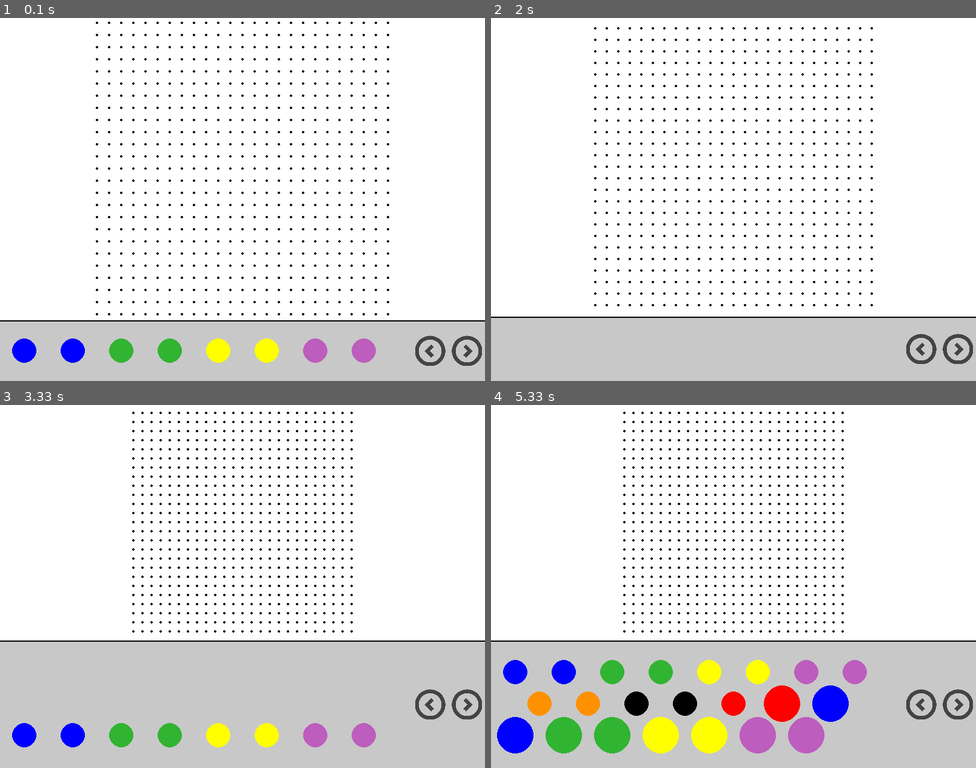
Above: before the commit, frames 1-4 (two rows, left to right).
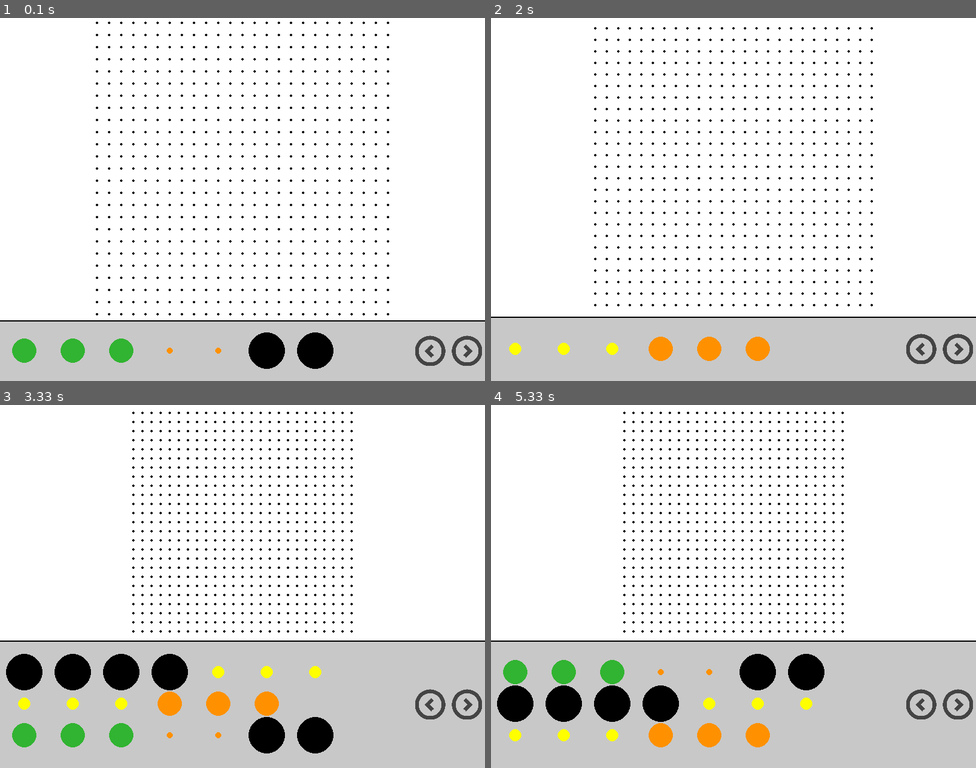
Above: after the commit, the same moments.

Repository: mossnevin/Moss-Owen-CSC
Game: pygame game, started from route_maker.py
Same seed, same stepped clock (60 frames per second), same inputs: the game is played once before the commit and once after it.
Inputs (mouse positions are in pixels of both pictures, inside the frame that each line leads up to):
- Up to frame 1 (0.1 s): no input
- Up to frame 2 (2 s): press the mouse at (956, 351) at 0.37 s; move the mouse to (772, 246) at 0.47 s; release the mouse at (583, 145) at 0.6 s; press the mouse at (733, 319) at 0.7 s; move the mouse to (685, 192) at 0.8 s; release the mouse at (636, 68) at 0.93 s; press the mouse at (922, 315) at 1.03 s; move the mouse to (917, 326) at 1.13 s; release the mouse at (917, 337) at 1.27 s; press the mouse at (733, 253) at 1.37 s; move the mouse to (680, 286) at 1.47 s; release the mouse at (626, 315) at 1.6 s; press the mouse at (922, 348) at 1.7 s; move the mouse to (757, 301) at 1.8 s; release the mouse at (597, 257) at 1.93 s
- Up to frame 3 (3.33 s): press the mouse at (431, 735) at 2.03 s; move the mouse to (426, 590) at 2.13 s; release the mouse at (421, 448) at 2.27 s; press the mouse at (242, 702) at 2.37 s; move the mouse to (232, 575) at 2.47 s; release the mouse at (223, 448) at 2.6 s; press the mouse at (465, 702) at 2.7 s; move the mouse to (417, 593) at 2.8 s; release the mouse at (363, 484) at 2.93 s; press the mouse at (431, 702) at 3.03 s; move the mouse to (354, 633) at 3.13 s; release the mouse at (281, 564) at 3.27 s
- Up to frame 4 (5.33 s): press the mouse at (956, 702) at 3.37 s; move the mouse to (777, 640) at 3.47 s; release the mouse at (597, 579) at 3.6 s; press the mouse at (922, 702) at 3.7 s; move the mouse to (830, 709) at 3.8 s; release the mouse at (743, 717) at 3.93 s; press the mouse at (922, 702) at 4.03 s; move the mouse to (912, 579) at 4.13 s; release the mouse at (903, 452) at 4.27 s; press the mouse at (956, 702) at 4.37 s; move the mouse to (898, 702) at 4.47 s; release the mouse at (840, 699) at 4.6 s; press the mouse at (956, 702) at 4.7 s; move the mouse to (864, 586) at 4.8 s; release the mouse at (772, 470) at 4.93 s; press the mouse at (956, 702) at 5.03 s; move the mouse to (811, 586) at 5.13 s; release the mouse at (665, 470) at 5.27 s

The runs differ from the first frame. In frame 1, 2.5% of the frame differs, in the area x 2-78%, y 86-97%; in frame 2, 1.0%; in frame 3, 5.9%; in frame 4, 11%, in the area x 1-78%, y 68-96%.

Commit message:
Finished UI for panel

Diff:
--- a/inventory.json
+++ b/inventory.json
@@ -1,134 +1,122 @@
 [
     {
-        "name": "1",
-        "type": "Jug",
-        "colour": "Blue",
-        "size": "Medium"
-    },
-    {
-        "name": "2",
-        "type": "Jug",
-        "colour": "Blue",
-        "size": "Medium"
-    },
-    {
-        "name": "3",
-        "type": "Jug",
+        "name": "af",
+        "type": "Sloper",
         "colour": "Green",
         "size": "Medium"
     },
     {
-        "name": "4",
-        "type": "Jug",
+        "name": "af",
+        "type": "Sloper",
         "colour": "Green",
         "size": "Medium"
     },
     {
-        "name": "5",
-        "type": "Jug",
-        "colour": "Yellow",
+        "name": "af",
+        "type": "Sloper",
+        "colour": "Green",
         "size": "Medium"
     },
     {
-        "name": "6",
-        "type": "Jug",
-        "colour": "Yellow",
-        "size": "Medium"
+        "name": "af",
+        "type": "Sloper",
+        "colour": "Orange",
+        "size": "Tiny"
     },
     {
-        "name": "7",
-        "type": "Jug",
-        "colour": "Purple",
-        "size": "Medium"
+        "name": "af",
+        "type": "Sloper",
+        "colour": "Orange",
+        "size": "Tiny"
     },
     {
-        "name": "8",
-        "type": "Jug",
-        "colour": "Purple",
-        "size": "Medium"
+        "name": "af",
+        "type": "Sloper",
+        "colour": "Black",
+        "size": "Large"
     },
     {
-        "name": "9",
-        "type": "Jug",
+        "name": "af",
+        "type": "Sloper",
+        "colour": "Black",
+        "size": "Large"
+    },
+    {
+        "name": "af",
+        "type": "Sloper",
+        "colour": "Black",
+        "size": "Large"
+    },
+    {
+        "name": "af",
+        "type": "Sloper",
+        "colour": "Black",
+        "size": "Large"
+    },
+    {
+        "name": "af",
+        "type": "Sloper",
+        "colour": "Black",
+        "size": "Large"
+    },
+    {
+        "name": "af",
+        "type": "Sloper",
+        "colour": "Black",
+        "size": "Large"
+    },
+    {
+        "name": "af",
+        "type": "Sloper",
+        "colour": "Yellow",
+        "size": "Small"
+    },
+    {
+        "name": "af",
+        "type": "Sloper",
+        "colour": "Yellow",
+        "size": "Small"
+    },
+    {
+        "name": "af",
+        "type": "Sloper",
+        "colour": "Yellow",
+        "size": "Small"
+    },
+    {
+        "name": "af",
+        "type": "Sloper",
+        "colour": "Yellow",
+        "size": "Small"
+    },
+    {
+        "name": "af",
+        "type": "Sloper",
+        "colour": "Yellow",
+        "size": "Small"
+    },
+    {
+        "name": "af",
+        "type": "Sloper",
+        "colour": "Yellow",
+        "size": "Small"
+    },
+    {
+        "name": "af",
+        "type": "Sloper",
         "colour": "Orange",
         "size": "Medium"
     },
     {
-        "name": "10",
-        "type": "Jug",
+        "name": "af",
+        "type": "Sloper",
         "colour": "Orange",
         "size": "Medium"
     },
     {
-        "name": "11",
-        "type": "Jug",
-        "colour": "Black",
+        "name": "af",
+        "type": "Sloper",
+        "colour": "Orange",
         "size": "Medium"
-    },
-    {
-        "name": "12",
-        "type": "Jug",
-        "colour": "Black",
-        "size": "Medium"
-    },
-    {
-        "name": "13",
-        "type": "Jug",
-        "colour": "Red",
-        "size": "Medium"
-    },
-    {
-        "name": "14",
-        "type": "Jug",
-        "colour": "Red",
-        "size": "Large"
-    },
-    {
-        "name": "15",
-        "type": "Jug",
-        "colour": "Blue",
-        "size": "Large"
-    },
-    {
-        "name": "16",
-        "type": "Jug",
-        "colour": "Blue",
-        "size": "Large"
-    },
-    {
-        "name": "17",
-        "type": "Jug",
-        "colour": "Green",
-        "size": "Large"
-    },
-    {
-        "name": "18",
-        "type": "Jug",
-        "colour": "Green",
-        "size": "Large"
-    },
-    {
-        "name": "19",
-        "type": "Jug",
-        "colour": "Yellow",
-        "size": "Large"
-    },
-    {
-        "name": "20",
-        "type": "Jug",
-        "colour": "Yellow",
-        "size": "Large"
-    },
-    {
-        "name": "21",
-        "type": "Jug",
-        "colour": "Purple",
-        "size": "Large"
-    },
-    {
-        "name": "22",
-        "type": "Jug",
-        "colour": "Purple",
-        "size": "Large"
     }
 ]
--- a/route_maker.py
+++ b/route_maker.py
@@ -2,7 +2,6 @@
 import os
 import json as js
 import math
-
 
 py.init()
 
@@ -14,7 +13,7 @@
 )
 py.display.set_caption("Route Maker")
 
-#holds panel dimensions
+# Holds panel dimensions
 holds_panel_width = display_width
 holds_panel_height = 100
 
@@ -22,7 +21,7 @@
 is_dragging = False
 SPACING_ON_HOLDS_PANEL = 80
 ROOM_FOR_BUTTONS = 200
-on_row = 1
+on_row = 0
 
 #---------Image loading---------
 try:
@@ -30,7 +29,7 @@
     right_arrow = py.transform.scale(right_arrow, (50, 50))
     left_arrow = py.transform.flip(right_arrow, True, False)
 except py.error:
-    ("Failed to load image")
+    print("Failed to load image")
 
 
 # ---------Grid class-------------
@@ -55,7 +54,7 @@
         self.x = (self.width - self.gap * (self.size[0] - 1)) // 2
         self.y = (self.height - self.gap * (self.size[1] - 1)) // 2
 
-        # Add the postions of the grid cells to the grid list
+        # Add the positions of the grid cells to the grid list
         self.grid = []
         for w in range(self.size[0]):
             for h in range(self.size[1]):
@@ -82,16 +81,37 @@
     "Yellow": "#ffff00",
     "Purple": "#BD5DBD",
     "Orange": "#FF9100"
-
 }
-
-
-
-
 
 # --------------Main loop--------------
 run = True
 while run:
+    processed_holds_data = []
+    rows_visible = holds_panel_height // 70
+
+    usable_width = holds_panel_width - ROOM_FOR_BUTTONS
+    holds_per_row = usable_width // SPACING_ON_HOLDS_PANEL
+
+    if holds_per_row < 1:
+        holds_per_row = 1
+
+
+    for i, hold in enumerate(holds_data):
+        row_index = i // holds_per_row
+        col_index = i % holds_per_row
+
+        processed_holds_data.append({
+            "size": size_properies[hold["size"]],
+            "colour": colour_properies[hold["colour"]],
+            "x": col_index * SPACING_ON_HOLDS_PANEL + 40,
+            "y": holds_panel_height // 2,
+            "row": row_index
+        })
+
+    possible_rows = (processed_holds_data[-1]["row"] + 1) if processed_holds_data else 1
+    possible_rows = max(1, possible_rows)
+
+
     # ----------Event handling-------------
     display_width, display_height = py.display.get_window_size()
     mouse_grab_area = py.Rect(0, display_height - holds_panel_height - 5, display_width, 10)
@@ -109,9 +129,9 @@
             if mouse_grab_area.collidepoint(py.mouse.get_pos()):
                 is_dragging = True
             elif l_arrow_rect.move(0,display_height - holds_panel_height).collidepoint(py.mouse.get_pos()):
-                on_row -= 1
+                on_row = (on_row - 1) % possible_rows
             elif r_arrow_rect.move(0,display_height - holds_panel_height).collidepoint(py.mouse.get_pos()):
-                on_row += 1
+                on_row = (on_row + 1) % possible_rows
         elif event.type == py.MOUSEBUTTONUP:
             is_dragging = False
 
@@ -122,8 +142,6 @@
     holds_panel_width = display_width
     holds_panel = py.Surface((holds_panel_width, holds_panel_height))
     holds_panel.fill(("#c8c8c8"))
-
-
 
     # Cursor feedback
     if mouse_grab_area.collidepoint(py.mouse.get_pos()):
@@ -144,47 +162,35 @@
 
     grid.update(display_width, display_height)
 
-    #Diplay holds on the panel
-    processed_holds_data = []
-    rows_visible = holds_panel_height // 70
+    # Display holds on the panel
+    for hold in processed_holds_data:
 
-    for i, hold in enumerate(holds_data):
-        processed_holds_data.append({
-        "size": size_properies[hold["size"]],
-        "colour": colour_properies[hold["colour"]],
-        "x": (i * SPACING_ON_HOLDS_PANEL + 40),
-        "y": holds_panel_height // 2,
-        "row": math.ceil((i * SPACING_ON_HOLDS_PANEL + 40) / (holds_panel_width - ROOM_FOR_BUTTONS)),
-    })
-    possible_rows = processed_holds_data[-1]["row"]
+        slot = (hold["row"] - on_row) % possible_rows
 
-    for hold in processed_holds_data:
-        if hold["row"] in range(on_row, rows_visible + on_row):
+        if slot < rows_visible:
 
-            relative_x = hold["x"] - ((hold["row"] - 1) * (holds_panel_width - ROOM_FOR_BUTTONS))
-            y = (holds_panel_height // (rows_visible + 1)) * (hold["row"] - on_row +1)
+            x = hold["x"]
+            y = (holds_panel_height // (rows_visible + 1)) * (slot + 1)
+            colour = hold["colour"]
+            size = hold["size"]
 
             py.draw.circle(
                 holds_panel,
-                hold["colour"],
-                (relative_x, y),
-                hold["size"]
+                colour,
+                (x, y),
+                size
             )
 
     # Buttons
-    holds_panel.blit(right_arrow,r_arrow_rect)
+    holds_panel.blit(right_arrow, r_arrow_rect)
     holds_panel.blit(left_arrow, l_arrow_rect)
 
     # -----------Drawing for the main screen-------------
     screen.fill(("#ffffffff"))
 
-
     for cell in grid.grid:
         py.draw.circle(screen, ("#000000"), cell, 2)
 
-
-
-    # ------------------------
     # Update the display
     screen.blit(holds_panel, (0, display_height - holds_panel_height))
     py.display.flip()
